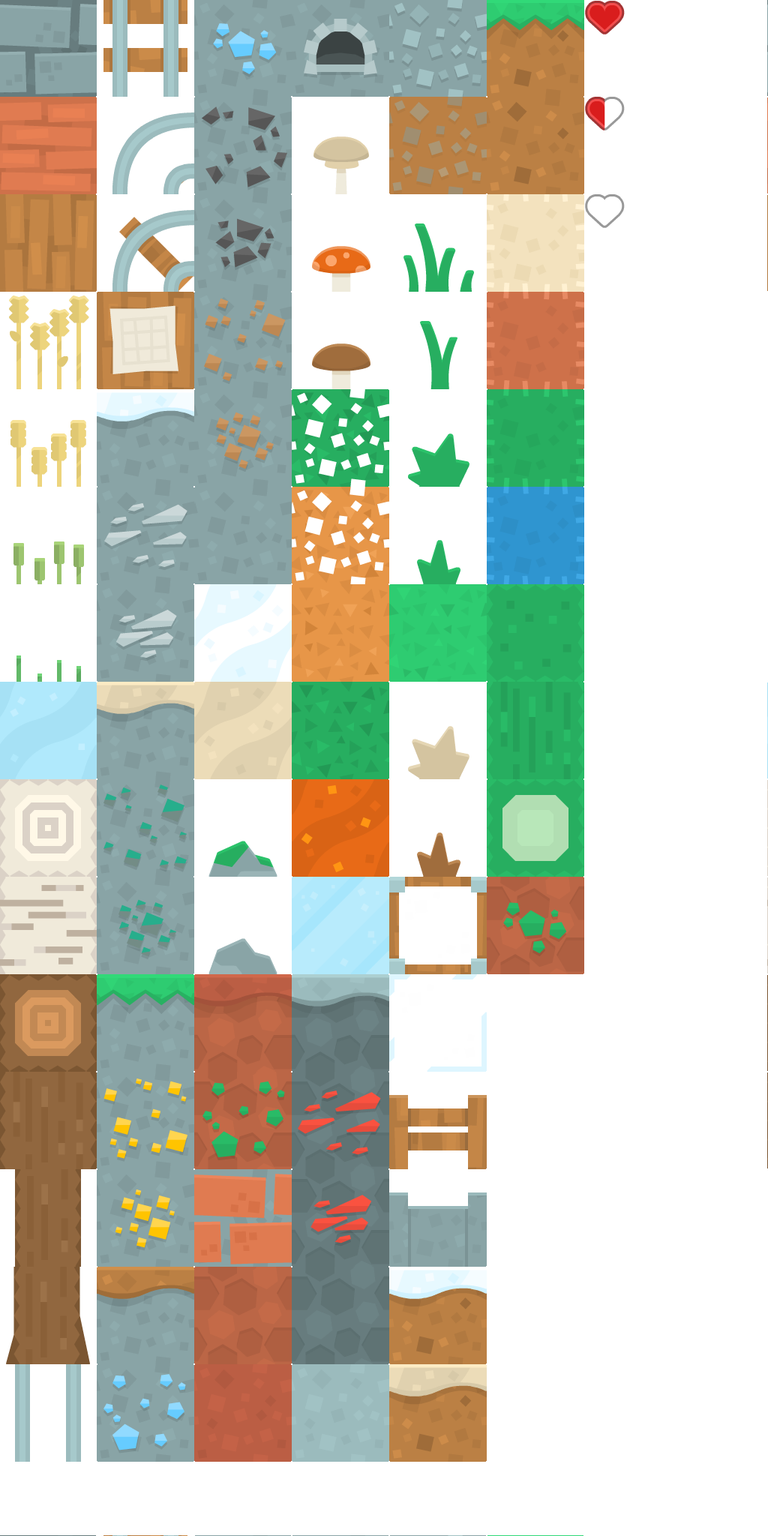
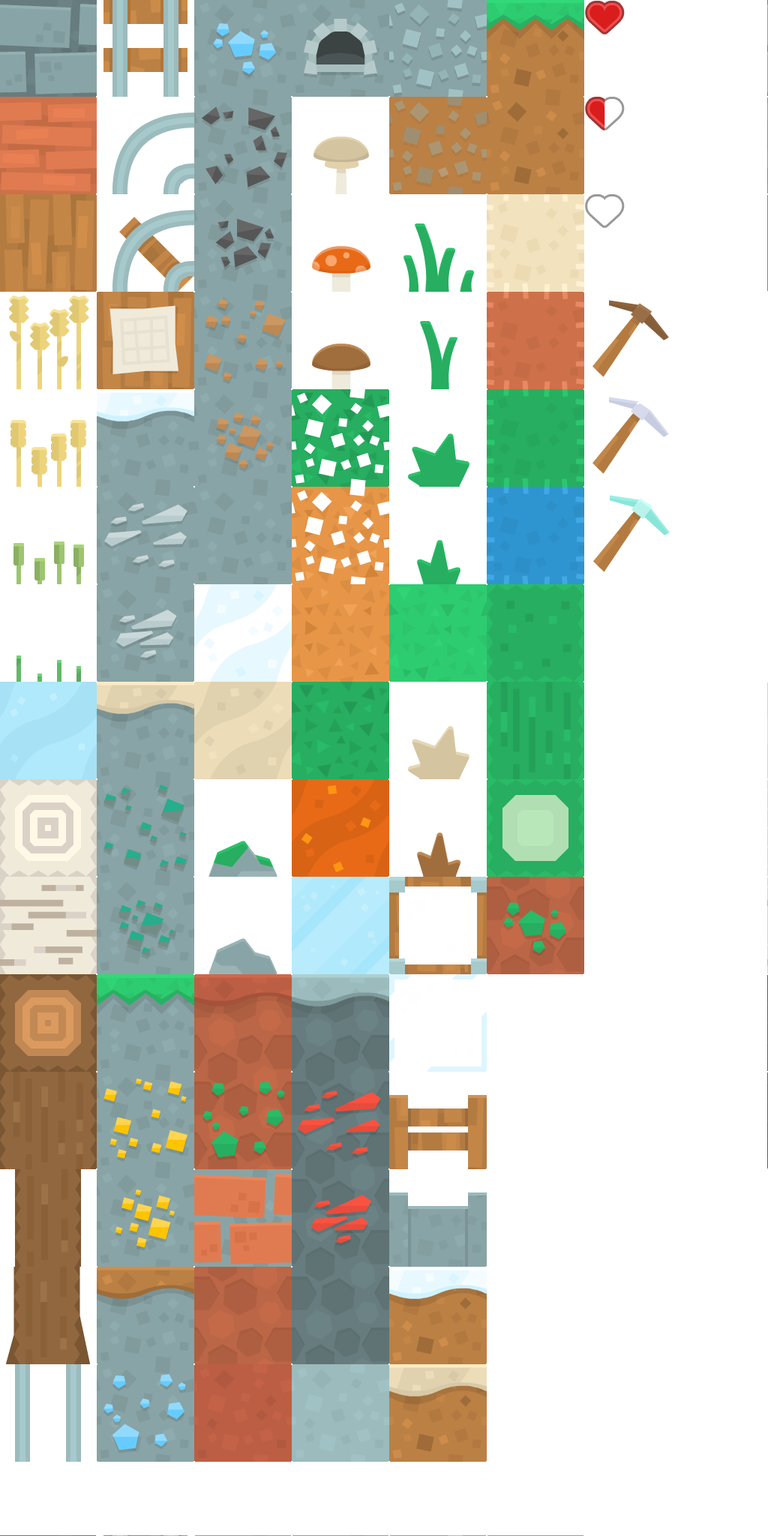
Two versions of the same layered image (768px x 1536px). Layer-by-layer changes:
added layer "Capa enganxada" above "spritesheet_tiles.png" over [593, 494, 670, 573]
painted on "spritesheet_tiles.png" over [592, 299, 669, 474]
